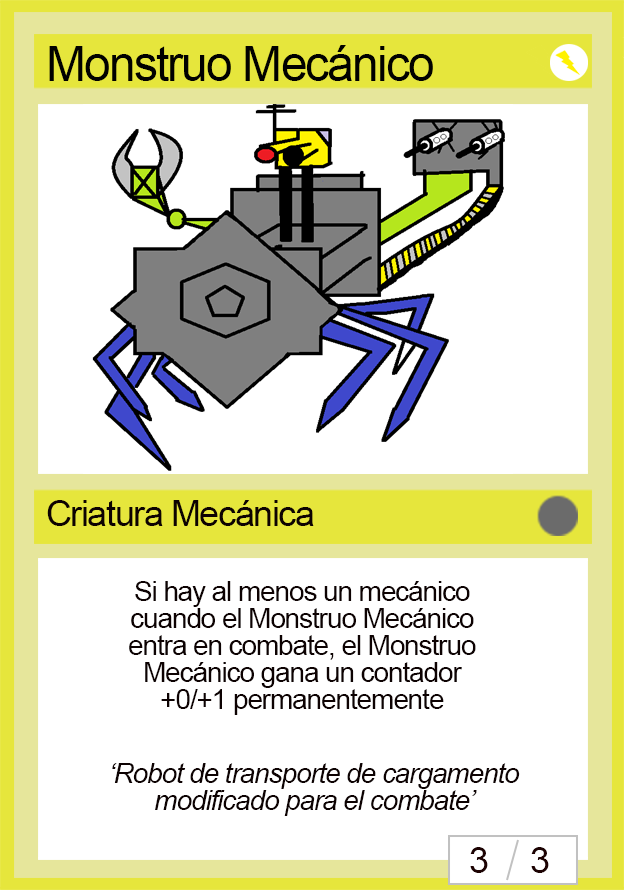
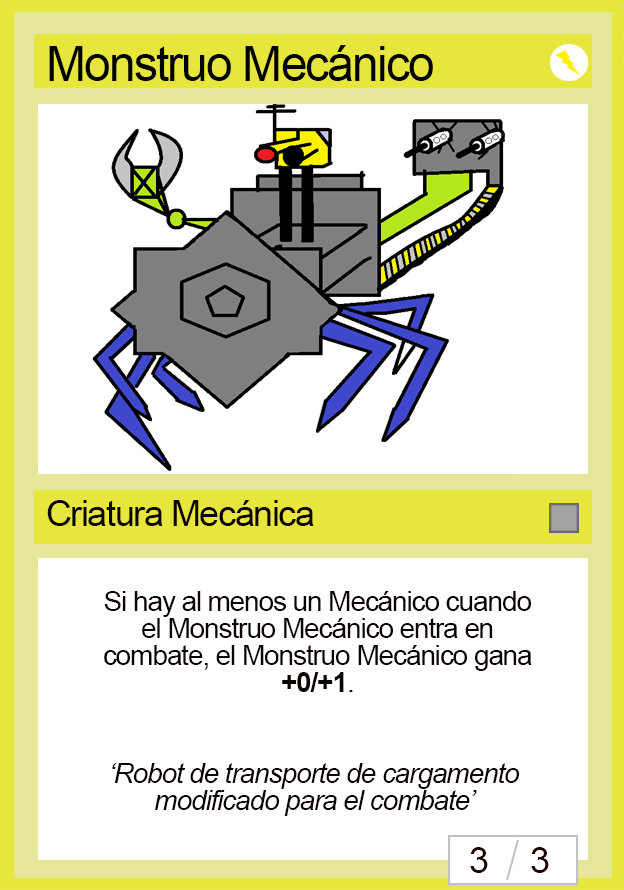
The second 624 x 890 image is a revision of the first. Changes to its layers:
moved "Rareza" above "3", painted on it over [218, 60, 579, 536]
renamed "Si hay al menos un mecánico cuando el Monstruo Mecánico entra e" to "Si hay al menos un Mecánico cuando el Monstruo Mecánico entra e", painted on it over [104, 581, 532, 715]
